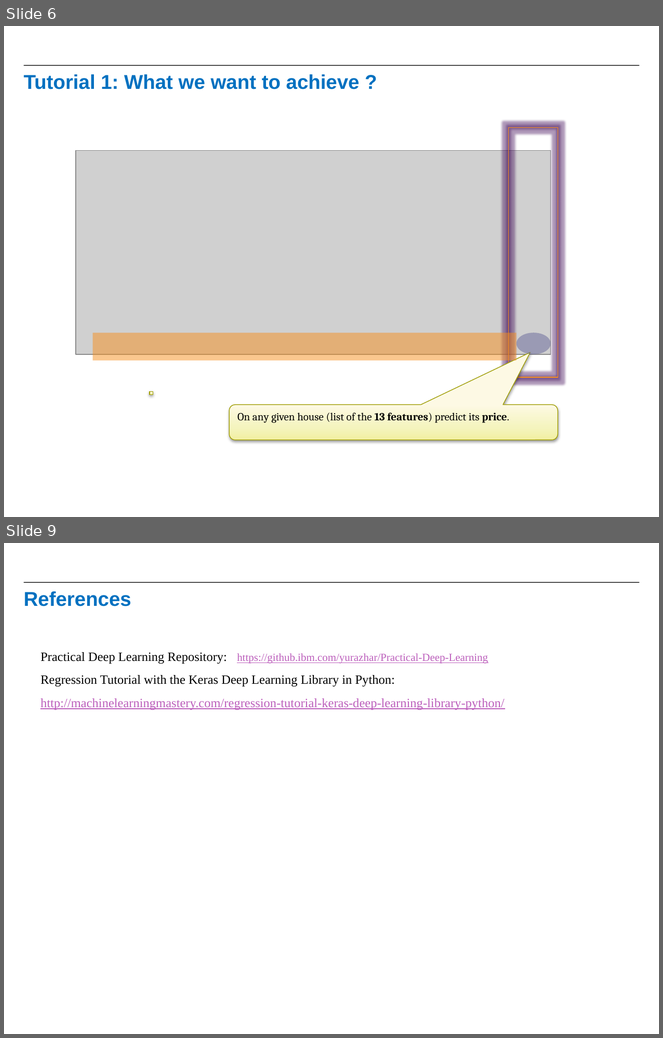
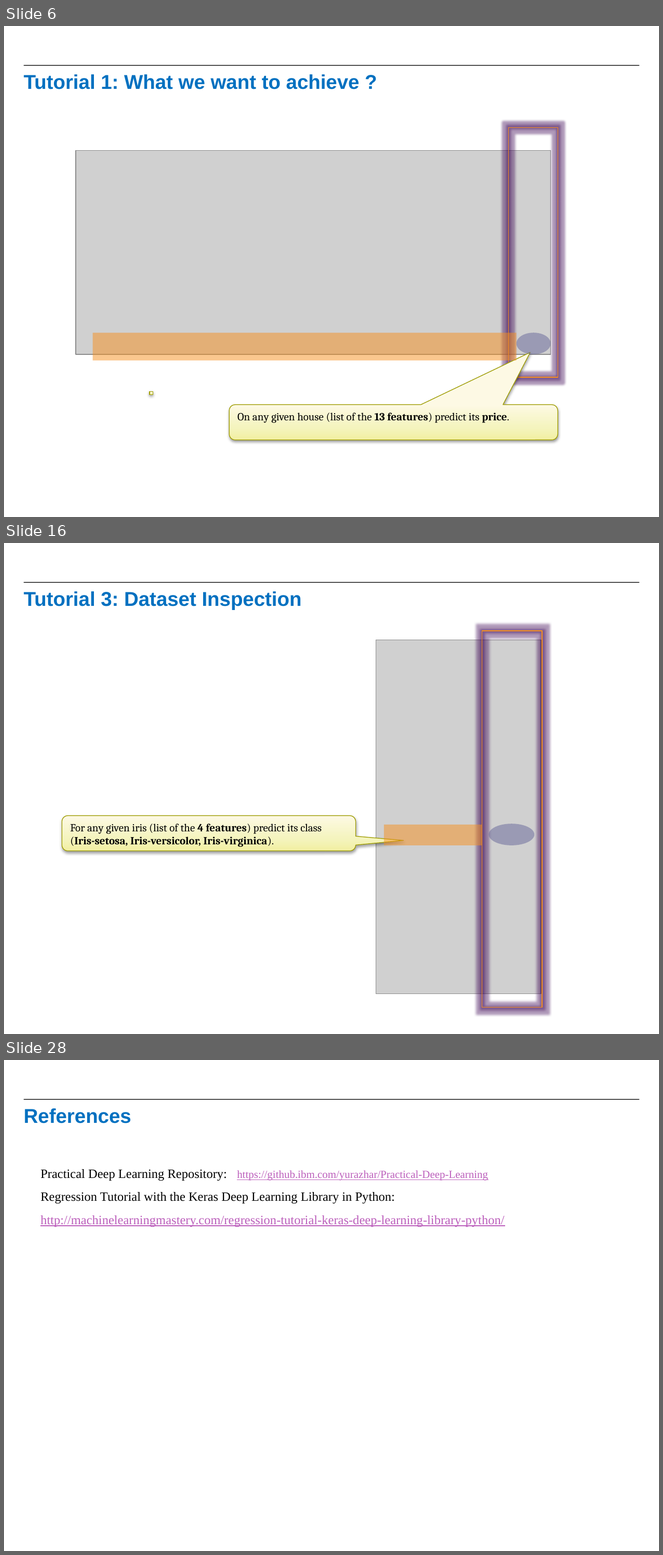
Before and after one commit to raanonr/practicals, a slide deck: PracticalKeras_Tutorials.pptx. Shown one above the other, each under a label of ours: slides 6 and 9 before the commit, slides 6, 16 and 28 after it; the slides between them are not shown. The pictures are 663x1038 and 663x1555 pixels, drawn with LibreOffice and Linux fonts; fonts in the diff are those of the drawing; grey boxes stand for pictures; background and template pictures are left out. Boxes give left, top, right and bottom in pixels: in the first picture for what was removed or moved away, otherwise in the second. Text is boxed around its words. In the diff, an @@ line names an element or a change of style, - is before the commit and + after.

Commit message:
Completed 5 tutorials

```diff
--- a/PracticalKeras_Tutorials.pptx
+++ b/PracticalKeras_Tutorials.pptx
@@ slide 16 added at <box>4,543,659,1034</box>, background #FFFFFF; not listed: 1 template element that a slide beside it also shows @@
@@ title added at <box>24,591,302,610</box>, 22 pt, text #0070C0, bold @@
+Tutorial 3: Dataset Inspection
@@ rectangle added at <box>482,631,542,1007</box>, outline #F7901E 0.75 pt @@
@@ picture added at <box>376,640,541,994</box> @@
@@ rounded speech box added at <box>62,816,355,851</box>, fill gradient #F2F0A2 to #F5F3BF to #FCFBE6, outline #A09E00 0.75 pt, 12 pt, text #000000, bold @@
+For any given iris (list of the 4 features) predict its class (Iris-setosa, Iris-versicolor, Iris-virginica).
@@ rectangle added at <box>384,825,482,846</box>, fill #F7901E at 50% opacity @@
@@ ellipse added at <box>489,824,535,846</box>, fill #666699 at 50% opacity @@
@@ what was slide 9 is now slide 28 @@
```
Also in this commit, not shown: 4 slides changed, 18 other slides added.
